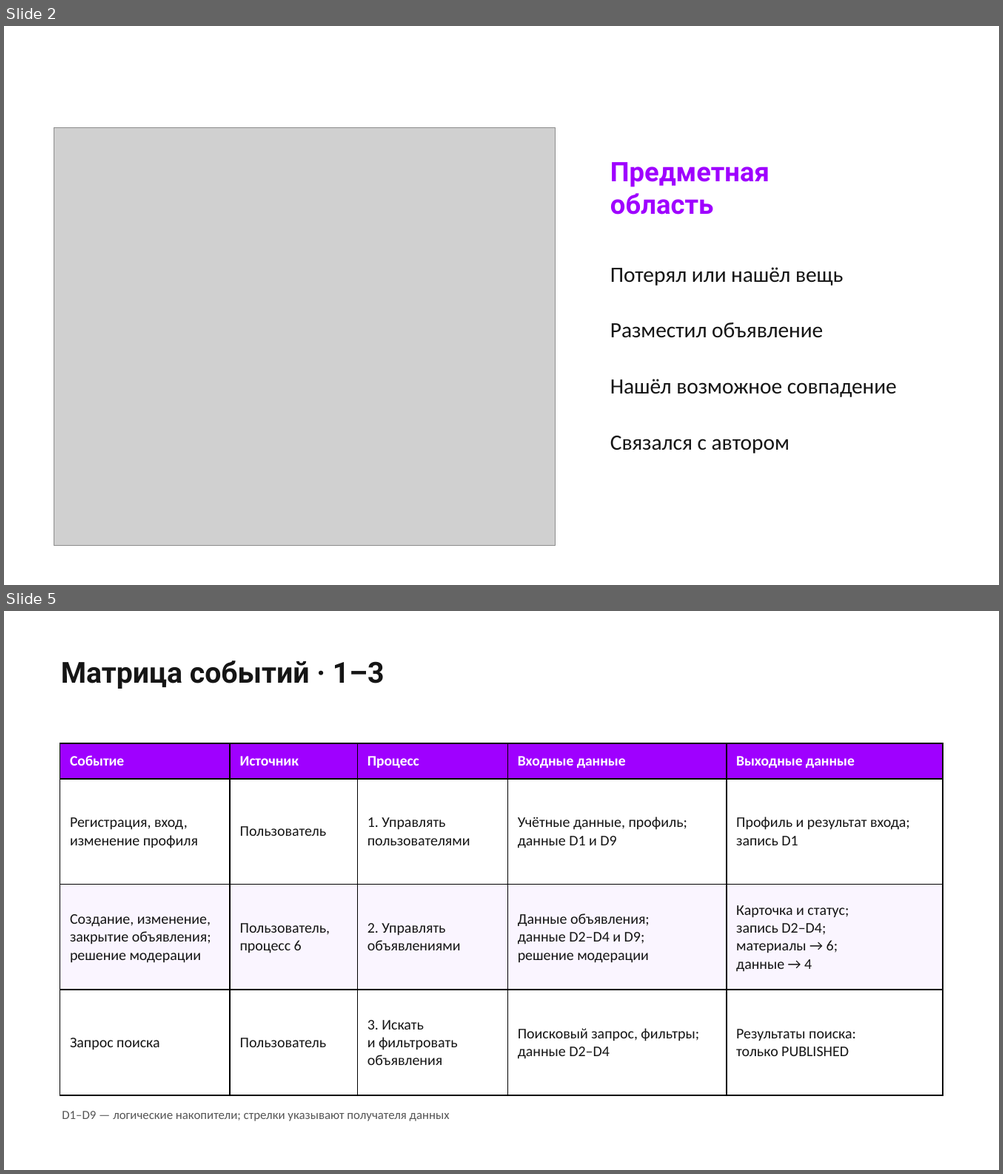
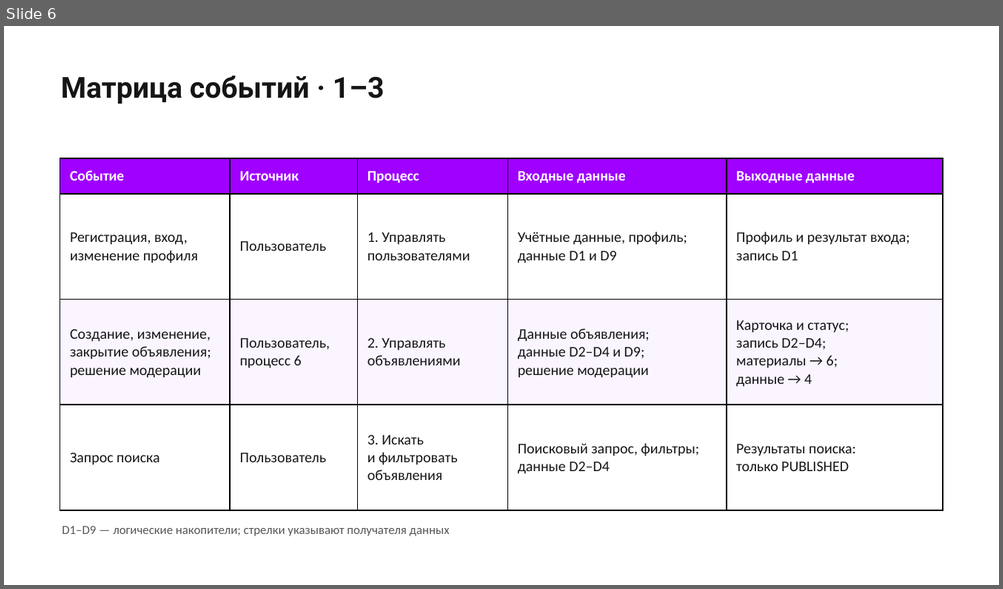
Before and after one commit to falltest/DATABASES_Fadey_Pushkin_Gurylev, a slide deck: Фадеев_Мосин_Гурылев лаб1/Презентация.pptx. Shown one above the other, each under a label of ours: slides 2 and 5 before the commit, slide 6 after it; the slides between them are not shown. The pictures are 1003x1174 and 1003x589 pixels, drawn with LibreOffice and Linux fonts; fonts in the diff are those of the drawing; grey boxes stand for pictures; background and template pictures are left out. Boxes give left, top, right and bottom in pixels: in the first picture for what was removed or moved away, otherwise in the second. Text is boxed around its words. In the diff, an @@ line names an element or a change of style, - is before the commit and + after.

Commit message:
ЛР-1: уточнить цель, задачи и предметную область, согласовать DFD

```diff
--- a/Фадеев_Мосин_Гурылев лаб1/Презентация.pptx
+++ b/Фадеев_Мосин_Гурылев лаб1/Презентация.pptx
@@ slide 2 removed at box(4, 26, 999, 585), background picture (left out) @@
@@ picture removed at box(54, 127, 555, 545) @@
@@ rectangle removed at box(884, 144, 942, 174) @@
@@ text removed at box(610, 162, 769, 215) @@
-Предметная
-область
@@ text removed at box(610, 267, 896, 454) @@
-Потерял или нашёл вещь
-Разместил объявление
-Нашёл возможное совпадение
-Связался с автором
@@ what was slide 5 is now slide 6 @@
```
Also in this commit, not shown: 6 slides changed, 3 slides added, 1 other slide removed, 2 other files.
